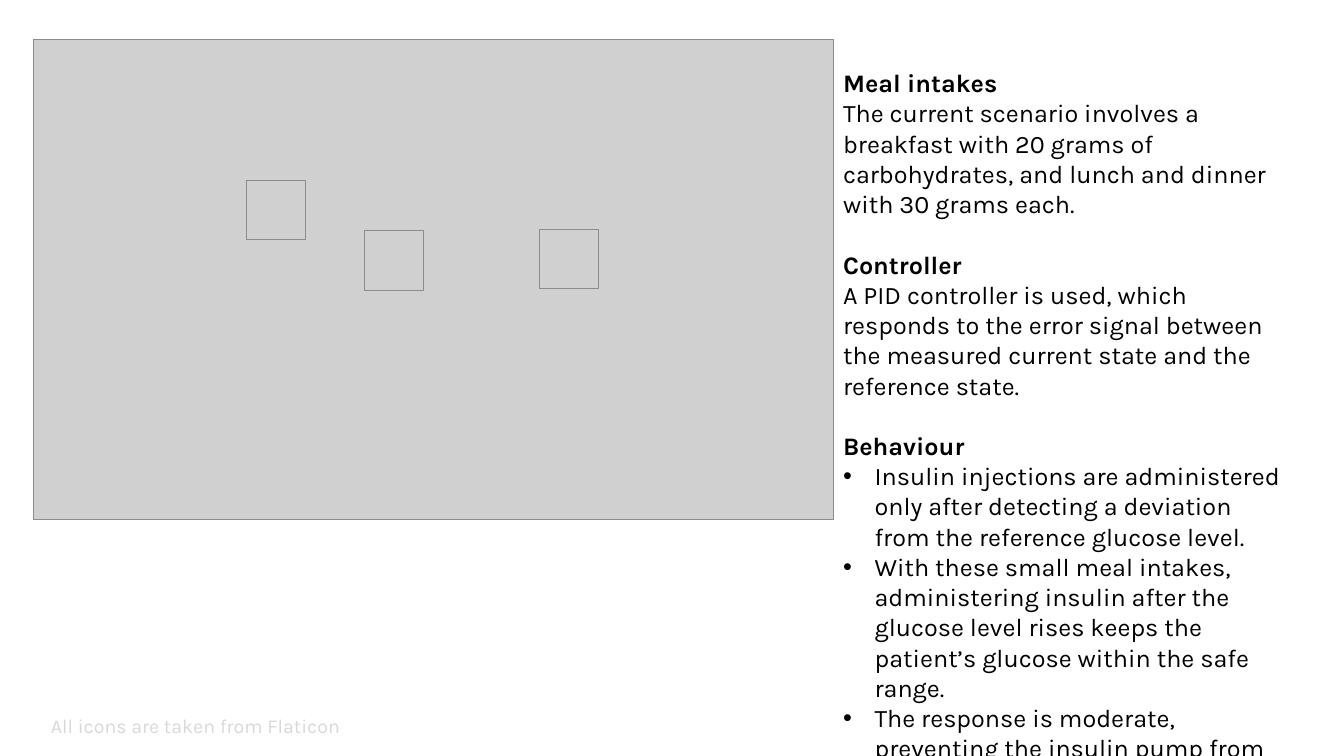
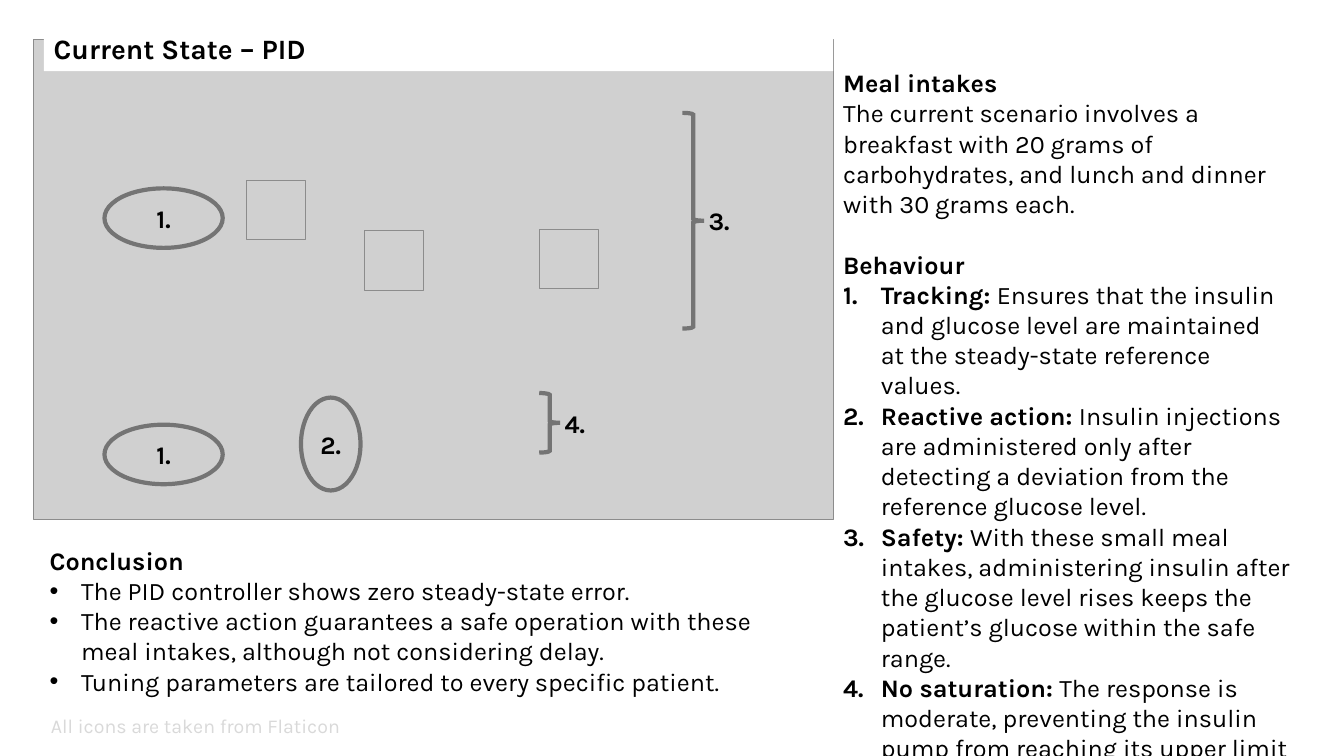
Before and after one commit to Jackmastro/MPC_DeePC_COCO, a slide deck: slide 2 of COCO2024project_GiacomoMastroddi.pptx. Drawn at 1344x756 pixels with LibreOffice and Linux fonts; fonts in the diff are those of the drawing; grey boxes stand for pictures. Boxes give left, top, right and bottom in pixels: in the first picture for what was removed or moved away, otherwise in the second. Text is boxed around its words. In the diff, an @@ line names an element or a change of style, - is before the commit and + after.

Commit message:
final presentation

```diff
--- a/COCO2024project_GiacomoMastroddi.pptx
+++ b/COCO2024project_GiacomoMastroddi.pptx
@@ rectangle added at <box>43,27,833,72</box>, fill #FFFFFF, 20 pt, text #000000, bold @@
+Current State – PID
@@ right brace added at <box>683,113,704,329</box>, outline #747474 3 pt @@
@@ ellipse added at <box>105,189,223,248</box>, outline #747474 3 pt, 18 pt, text #000000, bold @@
+1.
@@ ellipse added at <box>686,191,753,250</box>, 18 pt, text #000000, bold @@
+3.
@@ text at <box>843,256,1263,396</box>: paragraphs removed @@
-Controller
-A PID controller is used, which responds to the error signal between the measured current state and the reference state.
@@ text at <box>881,286,1290,733</box>: text changed @@
-• Insulin injections are administered only after detecting a deviation from the reference glucose level.
-• With these small meal intakes, administering insulin after the glucose level rises keeps the patient’s glucose within the safe range.
-• The response is moderate, preventing the insulin pump from reaching its upper limit of 0.04 U/min.
+1. Tracking: Ensures that the insulin and glucose level are maintained at the steady-state reference values.
+2. Reactive action: Insulin injections are administered only after detecting a deviation from the reference glucose level.
+3. Safety: With these small meal intakes, administering insulin after the glucose level rises keeps the patient’s glucose within the safe range.
+4. No saturation: The response is moderate, preventing the insulin pump from reaching its upper limit of 0.04 U/min.
@@ ellipse added at <box>301,397,361,490</box>, outline #747474 3 pt, 18 pt, text #000000, bold @@
+2.
@@ right brace added at <box>539,393,561,453</box>, outline #747474 3 pt @@
@@ ellipse added at <box>541,394,609,454</box>, 18 pt, text #000000, bold @@
+4.
@@ ellipse added at <box>105,424,223,484</box>, outline #747474 3 pt, 18 pt, text #000000, bold @@
+1.
@@ text added at <box>50,552,751,697</box>, 18 pt, text #000000 @@
+Conclusion
+• The PID controller shows zero steady-state error.
+• The reactive action guarantees a safe operation with these meal intakes, although not considering delay.
+• Tuning parameters are tailored to every specific patient.
```
Also in this commit, not shown: 5 other slides changed, 2 other files.
